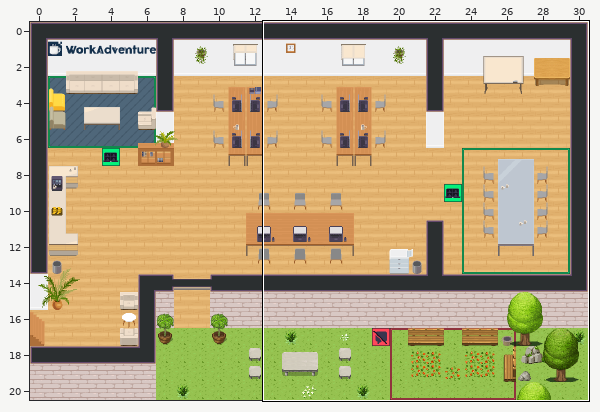
Tiled map (JSON), stored at map.tmj. Above: a wide view before the commit, with the close-up outlined.
Close-up. Old version:
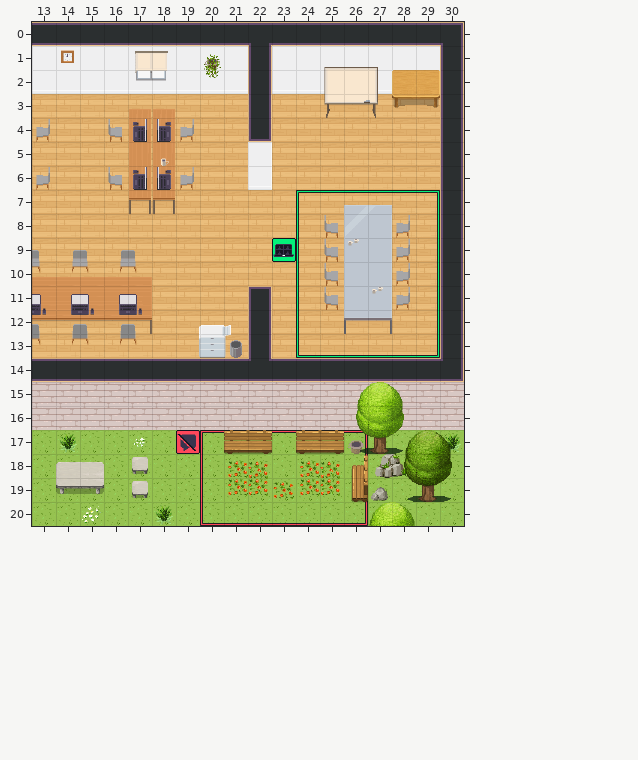
Cells are 32x32 px. Shown: x 13..30, y 0..20. The commit also changed other parts of the map, which this record leaves out.
After:
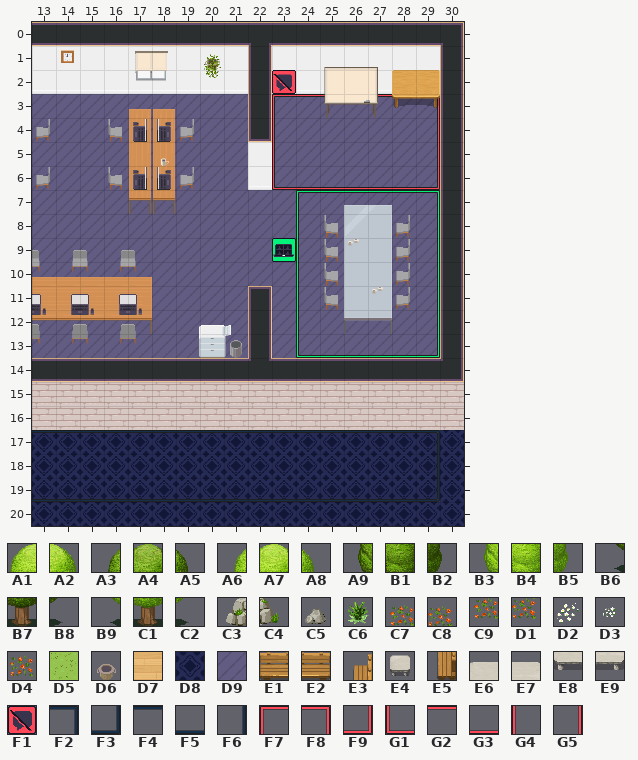
Key: from "WA_Exterior": A1 3, A2 4, A3 75, A4 76, A5 77, A6 78, A7 79, A8 80, A9 100, B1 101, B2 102, B3 103, B4 104, B5 105, B6 125, B7 126, B8 127, B9 128, C1 129, C2 130, C3 477, C4 478, C5 480, C6 506, C7 533, C8 534, C9 558, D1 559, D2 578, D3 579, D4 584, D5 628; from "WA_Miscellaneous": D6 62; from "WA_Room_Builder": D7 350, D8 362, D9 385; from "WA_Seats": E1 143, E2 144, E3 147, E4 150, E5 160; from "WA_Tables": E6 177, E7 178, E8 187, E9 188; from "WA_User_Interface": F1 60, F2 110, F3 111, F4 113, F5 114, F6 116, F7 239, F8 240, F9 241, G1 242, G2 243, G3 244, G4 245, G5 246.
__ is an empty cell.
Tiles replaced or removed in this view: A1, A2, A3, A4, A5, A6, A7, A8, A9, B1, B2, B3, B4, B5, B6, B7, B8, B9, C1, C2, C3, C4, C5, C6, C7, C8, C9, D1, D2, D3, D4, D5, D6, D7, E1, E2, E3, E4, E5, E6, E7, E8, E9, F1, F7, F8, F9, G1, G2, G3, G4, G5.
Tiles of an added or newly shown layer are drawn over the layers below it.
Difference:
Changed rows in their new state; .. is an unchanged cell.
Layer "floor/floor1":
first column x 13:
 3 D9 D9 D9 D9 D9 D9 D9 D9 D9 .. D9 D9 D9 D9 D9 D9 D9
 4 D9 D9 D9 D9 D9 D9 D9 D9 D9 .. D9 D9 D9 D9 D9 D9 D9
 5 D9 D9 D9 D9 D9 D9 D9 D9 D9 .. D9 D9 D9 D9 D9 D9 D9
 6 D9 D9 D9 D9 D9 D9 D9 D9 D9 .. D9 D9 D9 D9 D9 D9 D9
 7 D9 D9 D9 D9 D9 D9 D9 D9 D9 D9 D9 D9 D9 D9 D9 D9 D9
 8 D9 D9 D9 D9 D9 D9 D9 D9 D9 D9 D9 D9 D9 .. .. D9 D9
 9 D9 D9 D9 D9 D9 D9 D9 D9 D9 D9 .. D9 D9 .. .. D9 D9
10 D9 D9 D9 D9 D9 D9 D9 D9 D9 D9 D9 D9 D9 .. .. D9 D9
11 .. .. .. .. .. D9 D9 D9 D9 .. D9 D9 D9 .. .. D9 D9
12 D9 D9 D9 D9 D9 D9 D9 D9 D9 .. D9 D9 D9 D9 D9 D9 D9
13 D9 D9 D9 D9 D9 D9 D9 .. D9 .. D9 D9 D9 D9 D9 D9 D9
first column x 13:
17 D8 D8 D8 D8 D8 D8 D8 D8 D8 D8 D8 D8 D8 D8 D8 D8 D8 D8
18 D8 D8 D8 D8 D8 D8 D8 D8 D8 D8 D8 D8 D8 D8 D8 D8 D8 D8
19 D8 D8 D8 D8 D8 D8 D8 D8 D8 D8 D8 D8 D8 D8 D8 D8 D8 D8
20 D8 D8 D8 D8 D8 D8 D8 D8 D8 D8 D8 D8 D8 D8 D8 D8 D8 D8
Layer "floor/floor_github_website_border" (added):
first column x 13:
17 F4 F4 F4 F4 F4 F4 F4 F4 F4 F4 F4 F4 F4 F4 F4 F4 F2
18 .. .. .. .. .. .. .. .. .. .. .. .. .. .. .. .. F6
19 F5 F5 F5 F5 F5 F5 F5 F5 F5 F5 F5 F5 F5 F5 F5 F5 F3
Layer "floor/floor2":
first column x 23:
 3 F7 G2 G2 G2 G2 G2 F8
 4 G4 .. .. .. .. .. G5
 5 G4 .. .. .. .. .. G5
 6 G1 G3 G3 G3 G3 G3 F9
first column x 19:
17 __ __ __ __ __ __ __ __
18 .. __ .. .. .. .. .. __
19 .. __ .. .. .. .. .. __
20 .. __ __ __ __ __ __ __
Layer "walls/wall_silent" (added):
first column x 23:
 2 F1
Layer "furniture/furniture1":
first column x 14:
17 __ .. .. __ .. .. .. .. .. .. .. .. .. .. .. .. __
18 .. .. .. .. .. .. .. __ __ .. __ __ .. __ __ .. ..
19 .. .. .. .. .. .. .. __ __ __ __ __ .. .. .. .. ..
20 .. __ .. .. __ .. .. .. .. .. .. .. .. .. .. .. ..
Layer "furniture/furniture2":
first column x 14:
17 .. .. .. .. .. .. .. __ __ .. __ __ __ __
18 __ __ .. __ .. .. .. .. .. .. .. .. __ ..
19 __ __ .. __ .. .. .. .. .. .. .. .. __ __
Layer "furniture/furniture3":
first column x 28:
19 __ __ __
Layer "above/above1":
first column x 26:
15 __ __ __
16 __ __ __
17 __ .. __
20 .. __ __
Layer "above/above2":
first column x 28:
17 __ __ __
18 __ __ __
